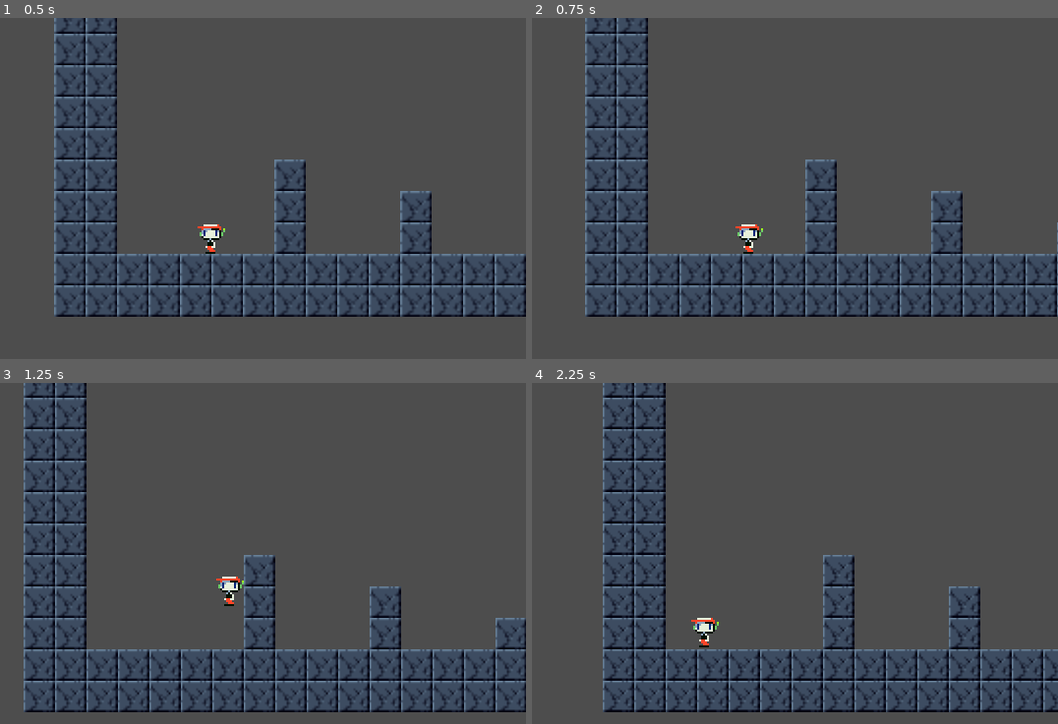
Above: before the commit, frames 1-4 (two rows, left to right).
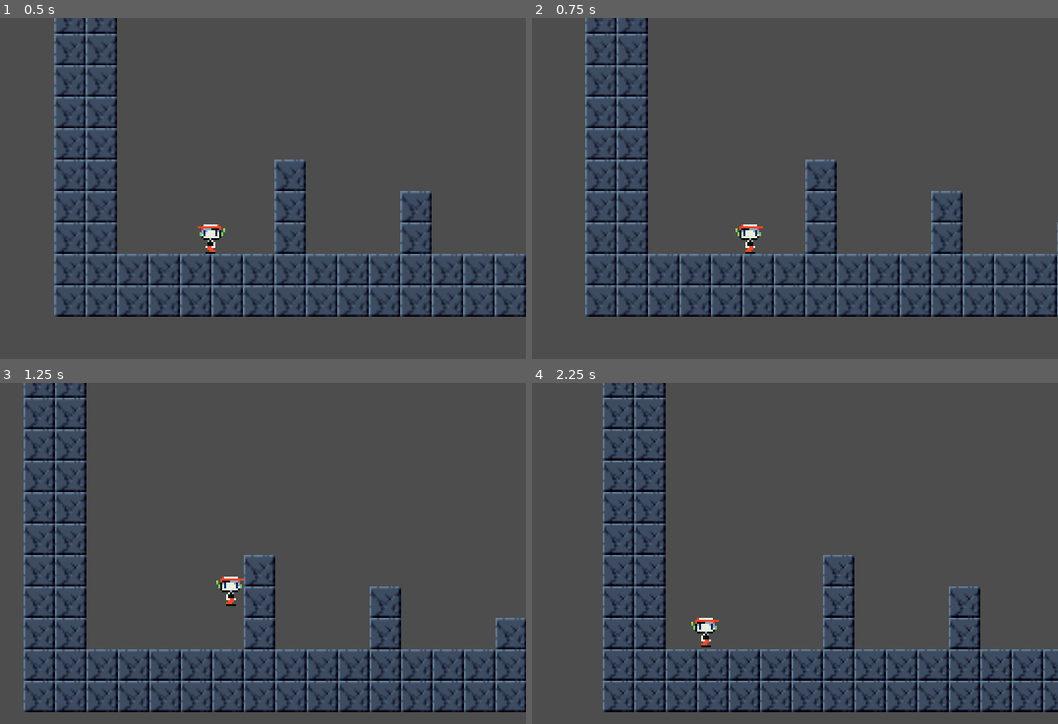
Above: after the commit, the same moments.

Repository: atirut-w/cave-story-gd
Game: Godot game, scene res://scenes/jump_test.tscn
Same seed, same stepped clock (60 frames per second), same inputs: the game is played once before the commit and once after it. The project has no main scene, so this scene is started directly.
Inputs:
- Up to frame 1 (0.5 s): no input
- Up to frame 2 (0.75 s): tap Enter at 0.5 s; hold Right (right) from 0.53 s (still down)
- Up to frame 3 (1.25 s): keep holding Right (right); tap Z (jump) at 0.77 s
- Up to frame 4 (2.25 s): release Right (right) at 1.28 s; hold Left (left) 1.28-2.03 s; tap Z (jump) at 1.52 s; hold Right (right) from 2.03 s (still down)

Frame 1 is identical in both runs. In frame 2, 0.1% of the frame differs, in the area x 38-44%, y 60-70%; in frame 3, 0.1%; in frame 4, 0.1%.

Commit message:
Implement player direction

Diff:
--- a/scripts/player_controller.gd
+++ b/scripts/player_controller.gd
@@ -14,6 +14,15 @@
 
 var velocity: Vector2
 var is_on_ground: bool
+
+var direction: Direction:
+	get:
+		return ($Sprite2D as Sprite2D).frame_coords.y & 1
+
+enum Direction {
+	LEFT,
+	RIGHT
+}
 
 
 func _physics_process(delta: float):
@@ -51,3 +60,11 @@
 	if horizontal_collision != null:
 		# TODO: Slopes
 		velocity.x = 0
+
+
+func _input(event: InputEvent) -> void:
+	if event is InputEventKey:
+		if event.is_action_pressed("left"):
+			($Sprite2D as Sprite2D).frame_coords.y &= 2
+		if event.is_action_pressed("right"):
+			($Sprite2D as Sprite2D).frame_coords.y |= 1
